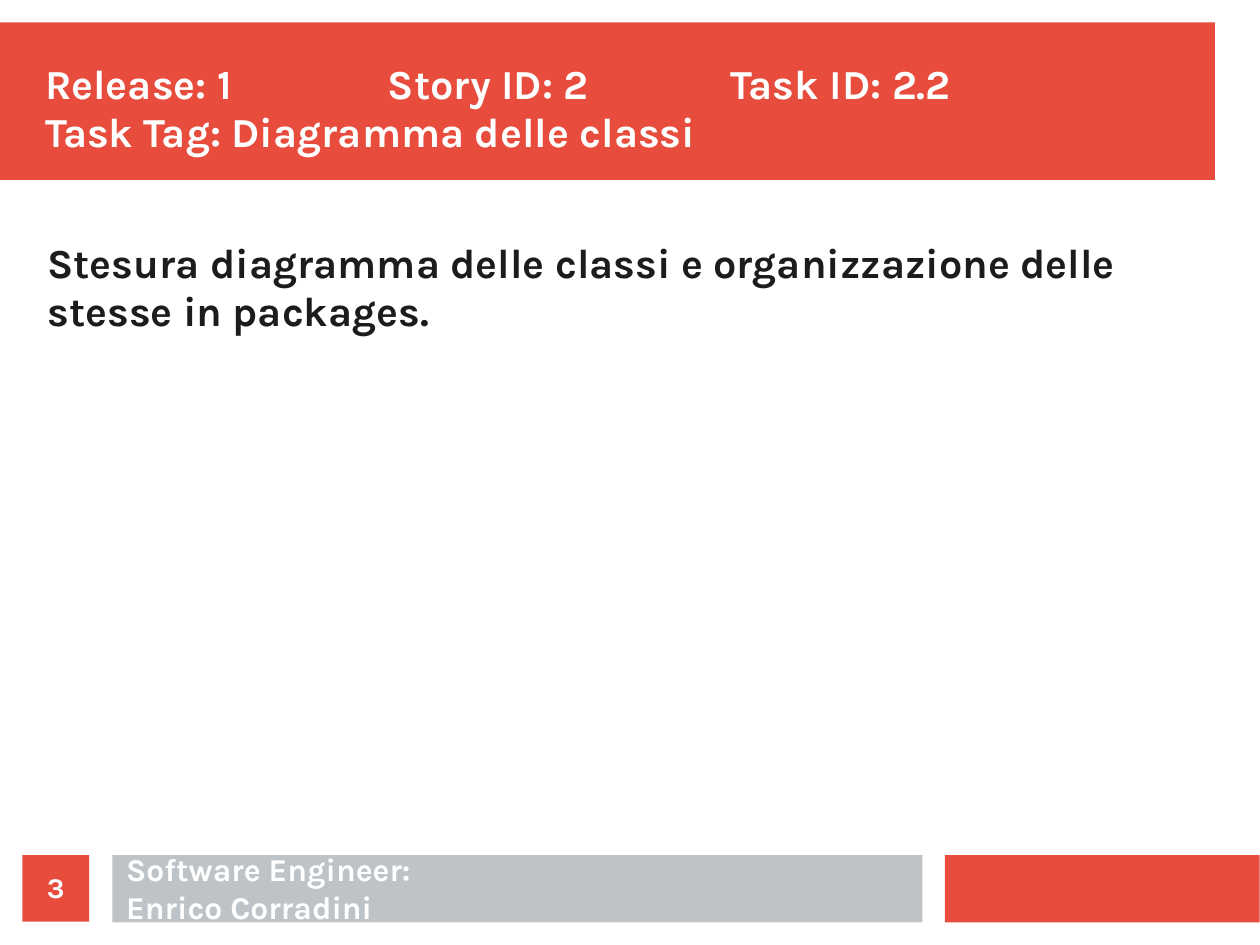
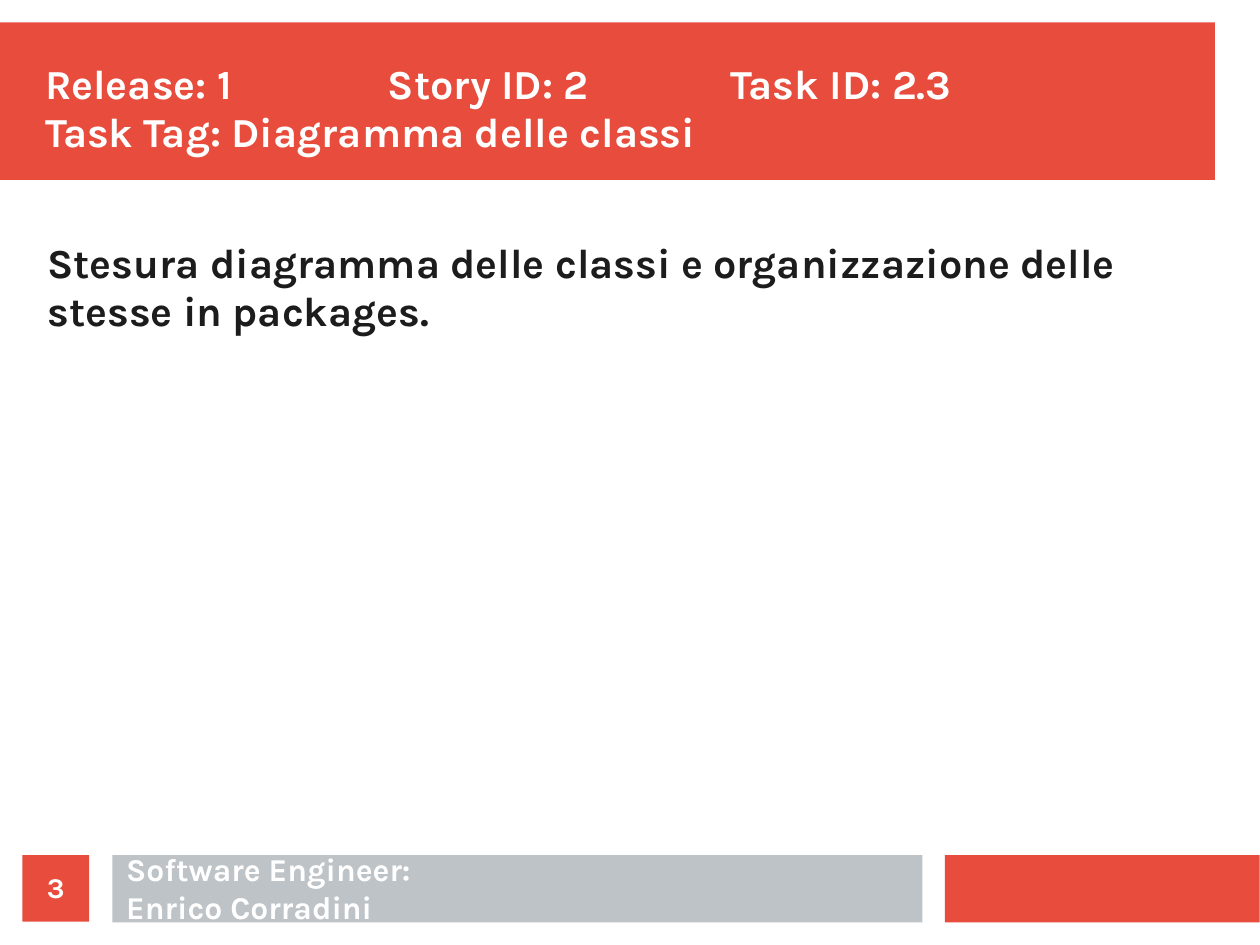
Before and after one commit to ecorradini/ProgettoIDS, a slide deck: slide 3 of AnalisiRequisiti/Task/UT2/TaskGestioneMappeClient.ppt. Drawn at 1260x945 pixels with LibreOffice and Linux fonts; fonts in the diff are those of the drawing. Boxes give left, top, right and bottom in pixels: in the first picture for what was removed or moved away, otherwise in the second. Text is boxed around its words. In the diff, an @@ line names an element or a change of style, - is before the commit and + after.

Commit message:
task gestutclient
task gestutclient

```diff
--- a/AnalisiRequisiti/Task/UT2/TaskGestioneMappeClient.ppt
+++ b/AnalisiRequisiti/Task/UT2/TaskGestioneMappeClient.ppt
@@ title at <box>45,70,952,158</box>: text changed @@
-Release: 1 Story ID: 2 Task ID: 2.2
-Task Tag: Diagramma delle classi
+Release: 1 Story ID: 2 Task ID: 2.3
+Task Tag: Diagramma delle classi
```
Also in this commit, not shown: 4 other slides changed.
